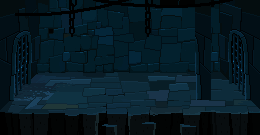
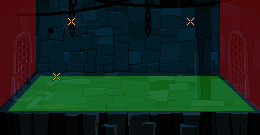
Layer changes from the first 260x135 image to the second:
showed group "Areas" (9 layers), moved it above "View1Foreground.png" over [0, 0, 260, 111]
added layer "Left copy" in group "Placeholders" over [52, 72, 61, 81]
